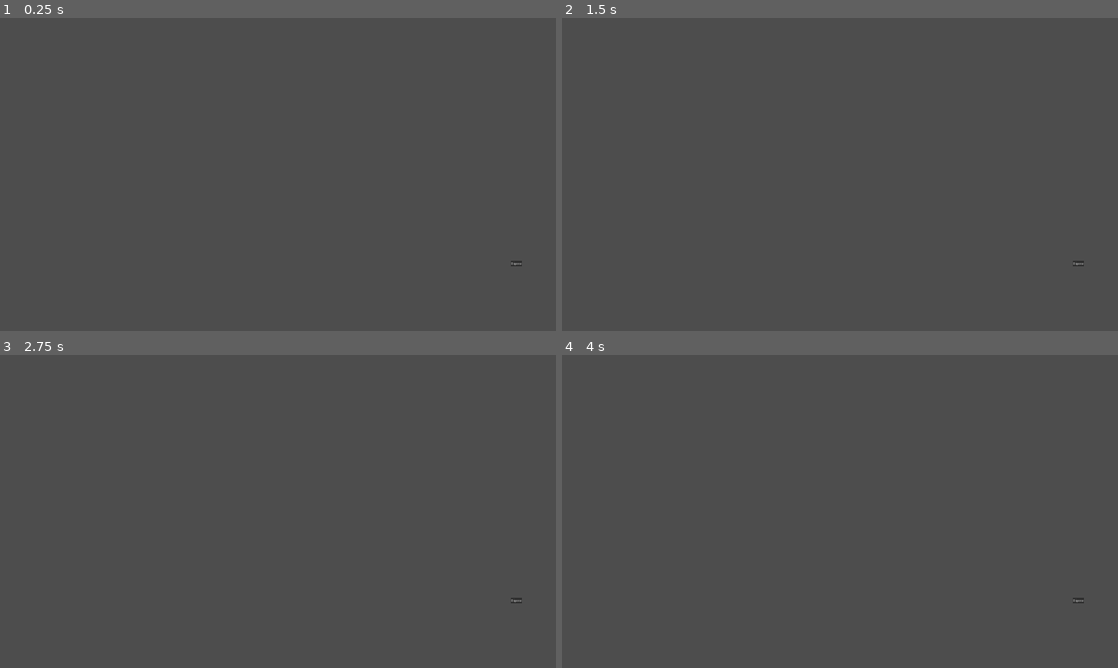
Above: before the commit, frames 1-4 (two rows, left to right).
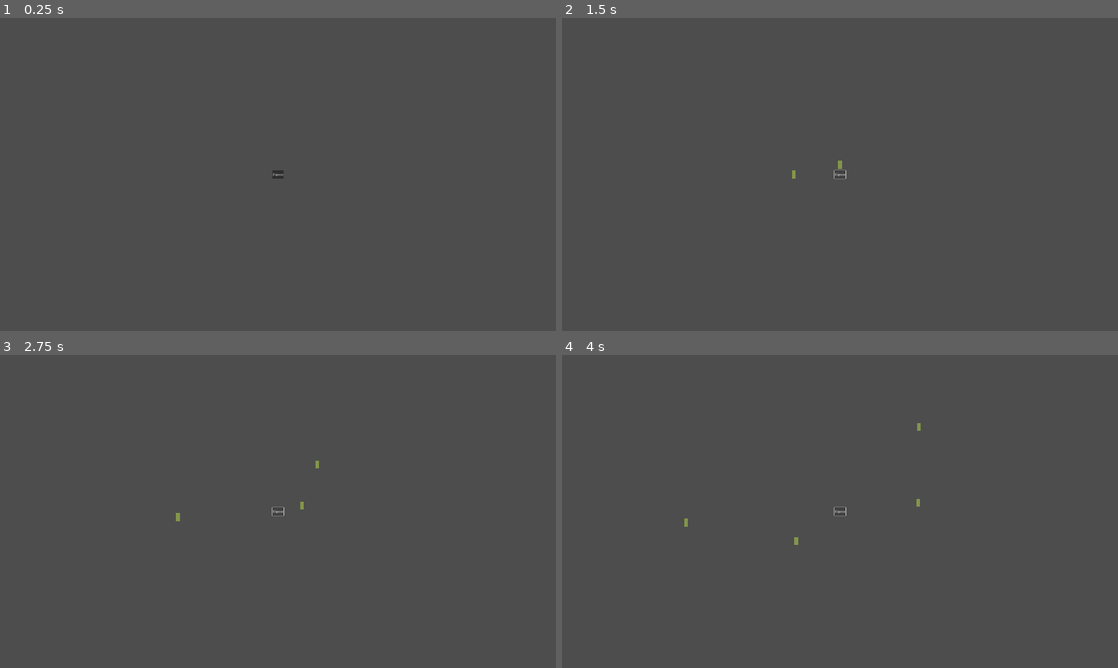
Above: after the commit, the same moments.

Repository: BoopEnthusiast/Cozy-Spring-Jam-2024
Game: Godot game, scene res://scenes/main.tscn
The game is run twice, just before and just after one commit, with the same random seed, the same clock (stepped at 60 frames per second) and the same inputs.
Inputs:
- Up to frame 1 (0.25 s): no input
- Up to frame 2 (1.5 s): click "Dispense" at 0.5 s; click "Dispense" at 1.25 s
- Up to frame 3 (2.75 s): click "Dispense" at 2 s
- Up to frame 4 (4 s): tap Enter at 2.75 s

The runs differ from the first frame. In frame 1, less than 0.1% of the frame differs, in the area x 49-94%, y 48-80%; in frame 2, less than 0.1%; in frame 3, 0.1%; in frame 4, 0.1%, in the area x 22-94%, y 21-80%.

Commit message:
working button

Diff:
--- a/scenes/dispenser.tscn
+++ b/scenes/dispenser.tscn
@@ -2,7 +2,9 @@
 
 [ext_resource type="Script" path="res://scripts/dispenser.gd" id="1_dragk"]
 
-[node name="Dispenser" type="Button"]
+[node name="DispenserLayer" type="CanvasLayer"]
+
+[node name="Dispenser" type="Button" parent="."]
 anchors_preset = 8
 anchor_left = 0.5
 anchor_top = 0.5
@@ -17,4 +19,4 @@
 text = "Dispense"
 script = ExtResource("1_dragk")
 
-[connection signal="pressed" from="." to="." method="_on_pressed"]
+[connection signal="pressed" from="Dispenser" to="Dispenser" method="_on_pressed"]
--- a/scenes/main.tscn
+++ b/scenes/main.tscn
@@ -13,10 +13,6 @@
 [node name="Walls" parent="." instance=ExtResource("2_ovlks")]
 
 [node name="Dispenser" parent="." instance=ExtResource("3_it24s")]
-offset_left = 3562.0
-offset_top = 1690.0
-offset_right = 3570.0
-offset_bottom = 1698.0
 
 [node name="Cauldron" parent="." instance=ExtResource("4_1x7nn")]
 position = Vector2(356, 461)
--- a/scenes/pause_menu.tscn
+++ b/scenes/pause_menu.tscn
@@ -1,6 +1,9 @@
 [gd_scene format=3 uid="uid://b4k1qoljldvsu"]
 
 [node name="PauseLayer" type="CanvasLayer"]
+process_mode = 2
+layer = 4
+visible = false
 
 [node name="PauseMenu" type="Control" parent="."]
 layout_mode = 3
